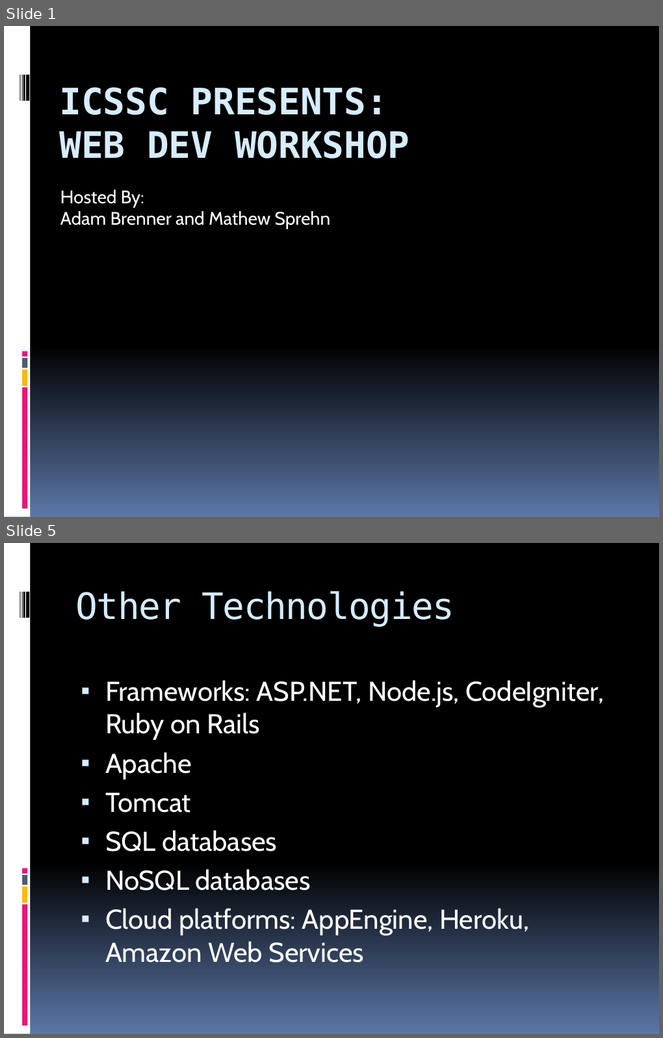
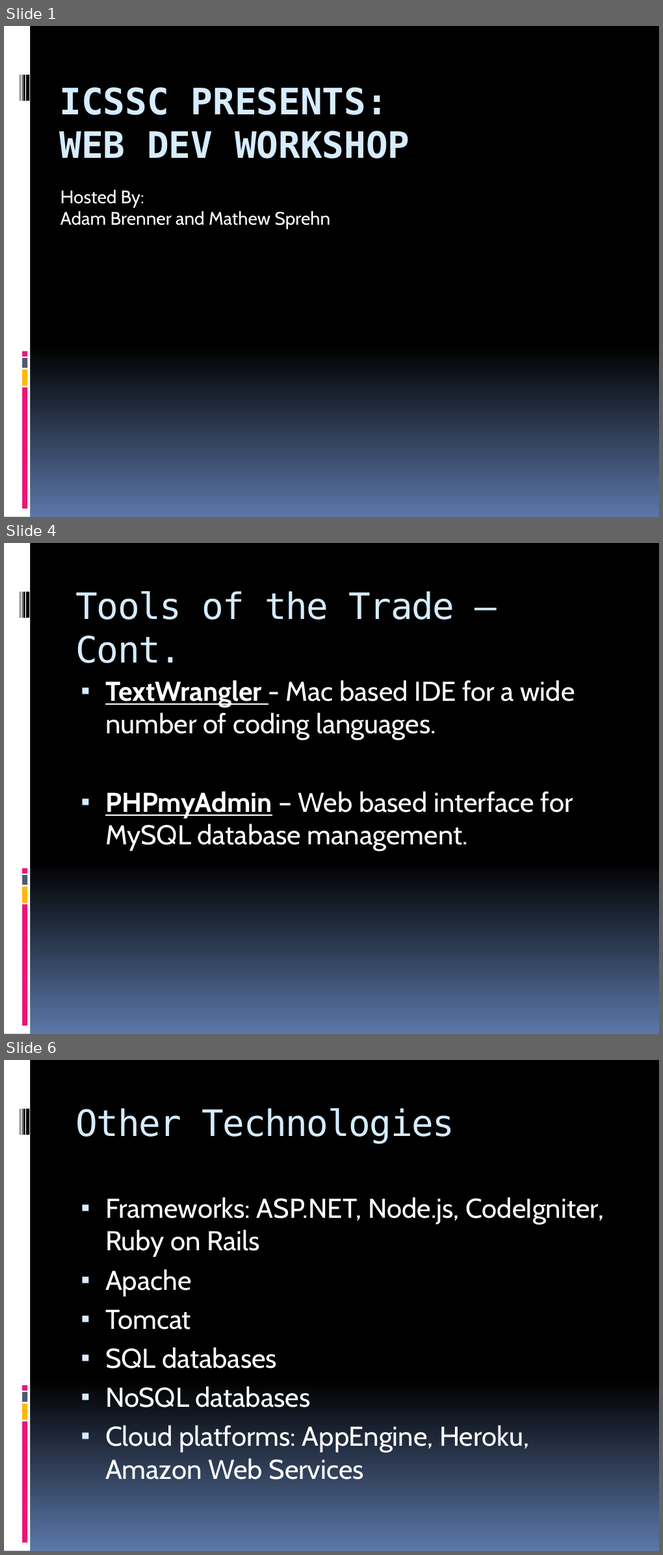
Before and after one commit to icssc-projects/WebDevWorkshop, a slide deck: Web Dev Workshop.pptx. Shown one above the other, each under a label of ours: slides 1 and 5 before the commit, slides 1, 4 and 6 after it; the slides between them are not shown. The pictures are 663x1038 and 663x1555 pixels, drawn with LibreOffice and Linux fonts; fonts in the diff are those of the drawing. Boxes give left, top, right and bottom in pixels: in the first picture for what was removed or moved away, otherwise in the second. Text is boxed around its words. In the diff, an @@ line names an element or a change of style, - is before the commit and + after.

```diff
--- a/Web Dev Workshop.pptx
+++ b/Web Dev Workshop.pptx
@@ slide 4 added at (4, 543, 659, 1034), background gradient #000000 to #5B77A8; not listed: 9 template elements that a slide beside it also shows @@
@@ title added at (76, 591, 455, 663), 40 pt, text #D6ECFF @@
+Tools of the Trade – Cont.
@@ text added at (105, 680, 575, 851), 30 pt, text #FFFFFF @@
+▪ TextWrangler - Mac based IDE for a wide number of coding languages.
+▪ PHPmyAdmin – Web based interface for MySQL database management.
@@ what was slide 5 is now slide 6 @@
```
Also in this commit, not shown: 4 slides changed.
